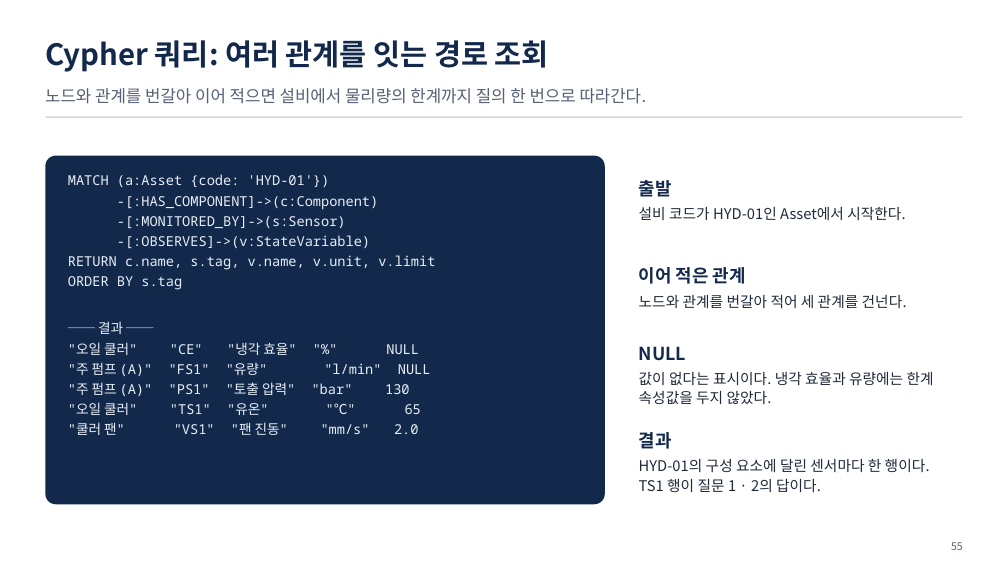
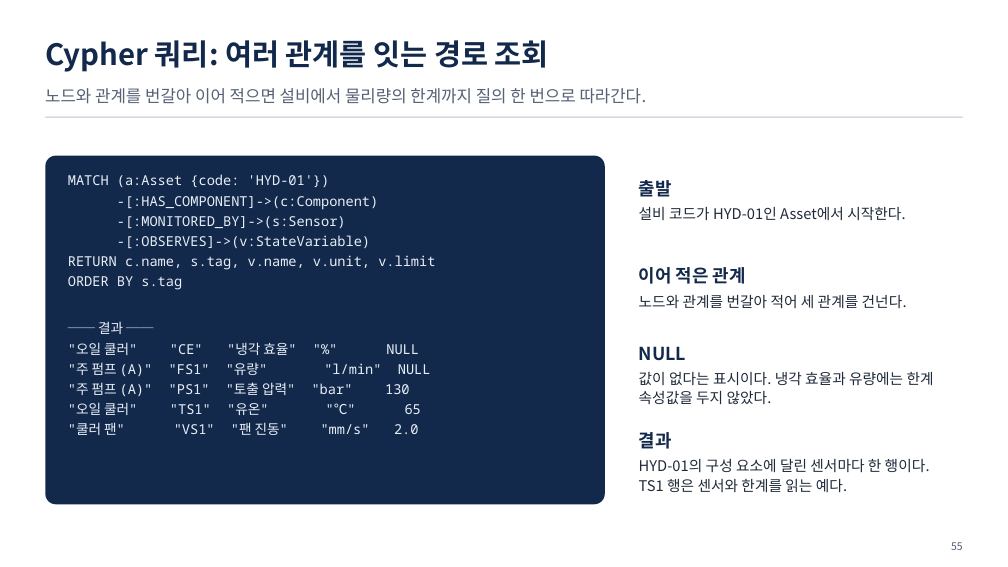
Before and after one commit to uengine-oss/hyd-iot-edu, a slide deck: slide 55 of workspace/강의제작/산출물/통합반/이론/02회차/통합반_02일차.pptx. Drawn at 1008x567 pixels with LibreOffice and Linux fonts; fonts in the diff are those of the drawing. Boxes give left, top, right and bottom in pixels: in the first picture for what was removed or moved away, otherwise in the second. Text is boxed around its words. In the diff, an @@ line names an element or a change of style, - is before the commit and + after.

```diff
--- a/workspace/강의제작/산출물/통합반/이론/02회차/통합반_02일차.pptx
+++ b/workspace/강의제작/산출물/통합반/이론/02회차/통합반_02일차.pptx
@@ text at bbox=[639, 459, 930, 492]: text changed @@
-HYD-01의 구성 요소에 달린 센서마다 한 행이다. TS1 행이 질문 1 · 2의 답이다.
+HYD-01의 구성 요소에 달린 센서마다 한 행이다. TS1 행은 센서와 한계를 읽는 예다.
```
Also in this commit, not shown: 7 other slides changed, 11 other files.
